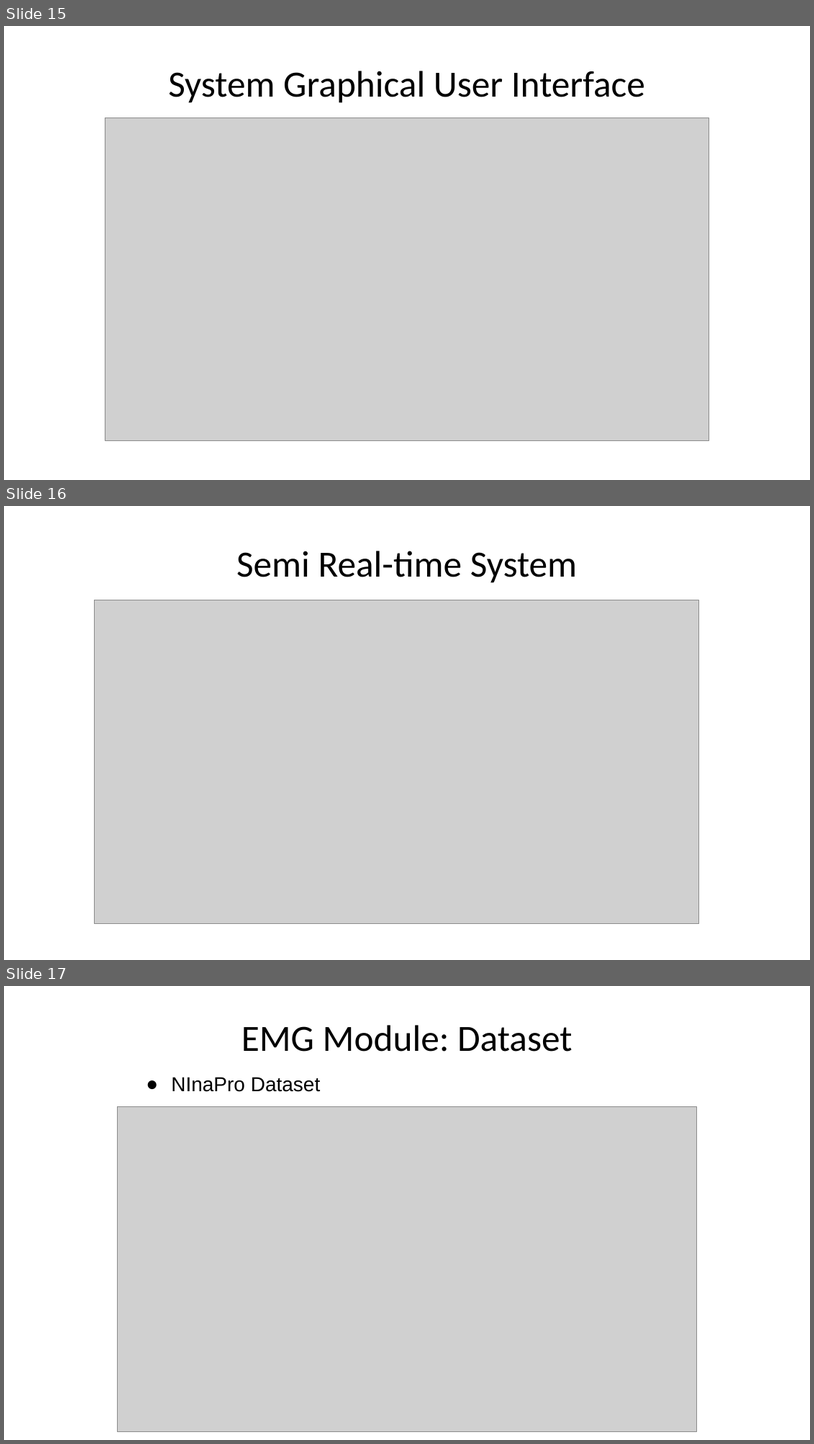
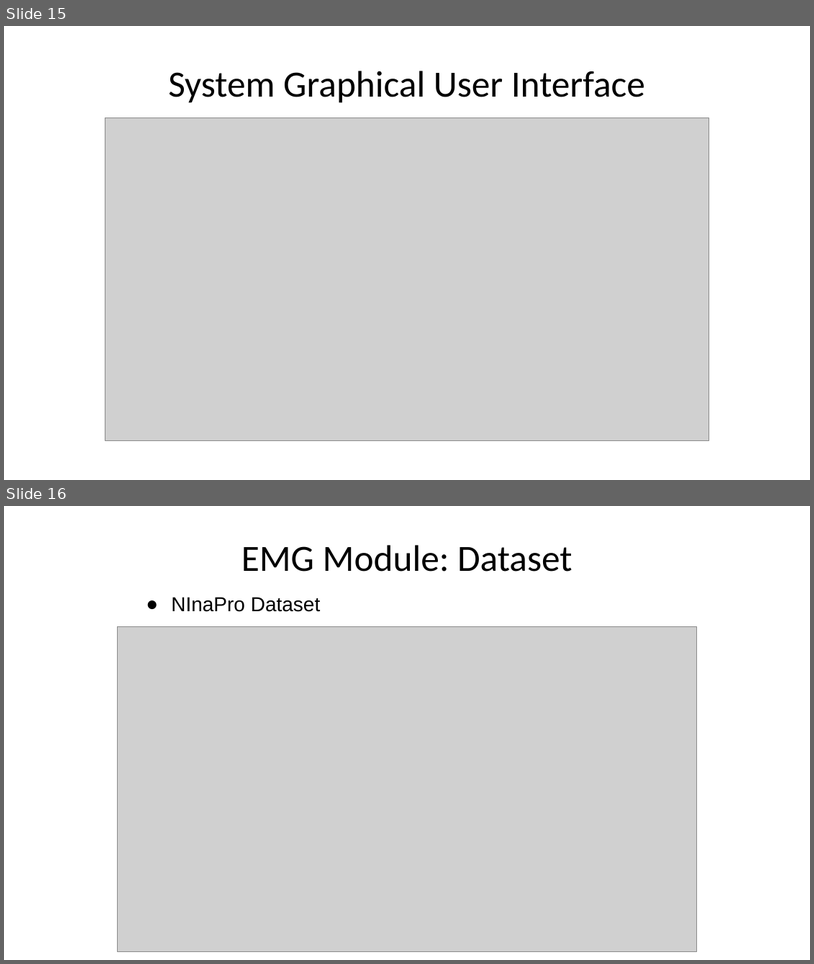
Before and after one commit to hananabilabd/Computer-Vision-and-Neural-Machine-Interface-for-Upper-Limb-Prostheses, a slide deck: GP_presentation.pptx. Shown one above the other, each under a label of ours: slides 15, 16 and 17 before the commit, slides 15 and 16 after it. The pictures are 814x1444 and 814x964 pixels, drawn with LibreOffice and Linux fonts; fonts in the diff are those of the drawing; grey boxes stand for pictures. Boxes give left, top, right and bottom in pixels: in the first picture for what was removed or moved away, otherwise in the second. Text is boxed around its words. In the diff, an @@ line names an element or a change of style, - is before the commit and + after.

```diff
--- a/GP_presentation.pptx
+++ b/GP_presentation.pptx
@@ slide 16 removed at [4,506,810,960], background #FFFFFF @@
@@ title removed at [237,551,577,583] @@
-Semi Real-time System
@@ picture removed at [95,600,700,924] @@
@@ what was slide 17 is now slide 16 @@
```
Also in this commit, not shown: 3 slides changed, 1 slide added, 1 other slide removed, 18 other files.
